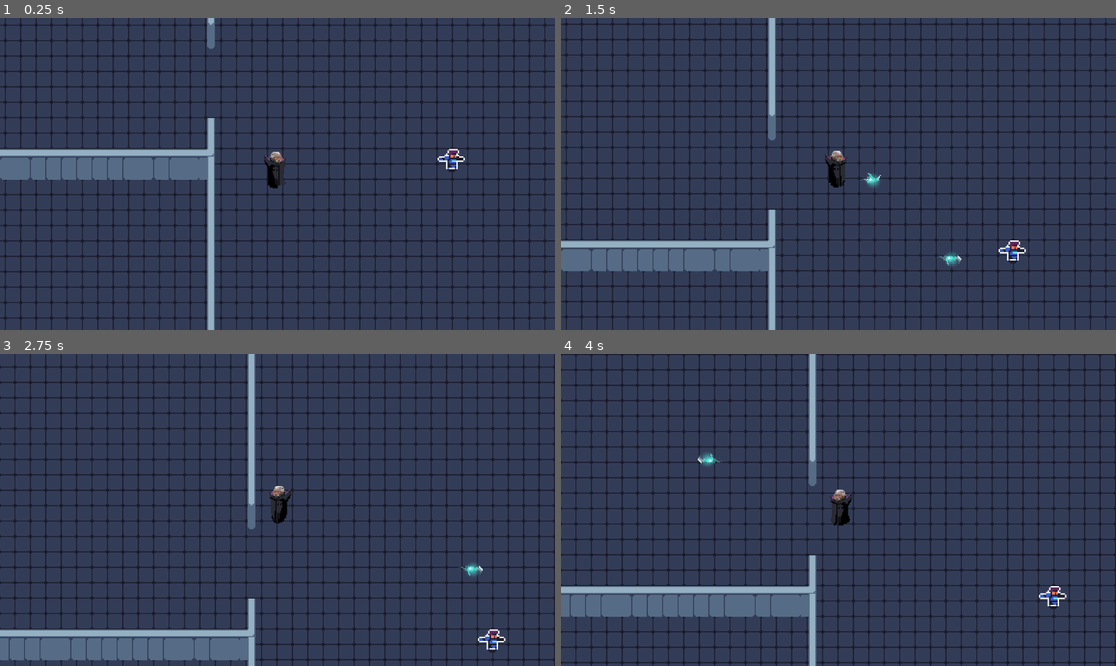
Above: before the commit, frames 1-4 (two rows, left to right).
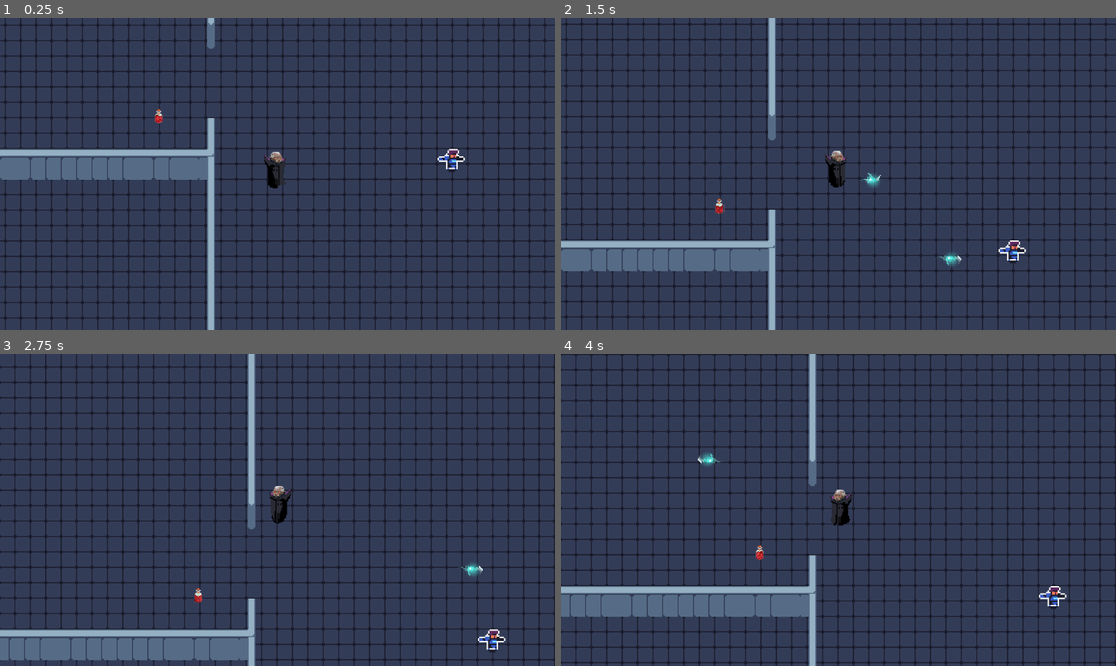
Above: after the commit, the same moments.

Repository: brianxiaodev/bloodmoon
Game: Godot game, scene res://scenes/blood_moon.tscn
The game is run twice, just before and just after one commit, with the same random seed, the same clock (stepped at 60 frames per second) and the same inputs.
Inputs (mouse positions are in pixels of both pictures, inside the frame that each line leads up to):
- Up to frame 1 (0.25 s): no input
- Up to frame 2 (1.5 s): tap Enter at 0.5 s; move the mouse to (810, 236) at 0.52 s; hold Space (shoot) 0.53-1.28 s; hold Up (ui_up) from 0.53 s (still down); click (810, 236) at 0.67 s; move the mouse to (1005, 220) at 1.27 s; tap Space (shoot) at 1.35 s
- Up to frame 3 (2.75 s): move the mouse to (111, 463) at 2.02 s; release Up (ui_up) at 2.03 s; hold Left (ui_left) from 2.03 s (still down); hold Space (shoot) from 2.03 s (still down)
- Up to frame 4 (4 s): move the mouse to (866, 510) at 2.77 s; release Space (shoot) at 2.78 s; tap Space (shoot) at 2.85 s; click (866, 510) at 2.92 s; move the mouse to (755, 432) at 3.52 s; release Left (ui_left) at 3.53 s; hold Down (ui_down) from 3.53 s (still down); hold Space (shoot) from 3.53 s (still down)

The runs differ from the first frame. In frame 1, less than 0.1% of the frame differs, in the area x 27-30%, y 29-34%; in frame 2, less than 0.1%, in the area x 27-30%, y 57-63%; in frame 3, less than 0.1%; in frame 4, less than 0.1%.

Commit message:
item bag / potion thing, doesn't acc do anything

Diff:
--- a/icon.svg
+++ /dev/null
@@ -1 +0,0 @@
-<svg xmlns="http://www.w3.org/2000/svg" width="128" height="128"><rect width="124" height="124" x="2" y="2" fill="#363d52" stroke="#212532" stroke-width="4" rx="14"/><g fill="#fff" transform="translate(12.322 12.322)scale(.101)"><path d="M105 673v33q407 354 814 0v-33z"/><path fill="#478cbf" d="m105 673 152 14q12 1 15 14l4 67 132 10 8-61q2-11 15-15h162q13 4 15 15l8 61 132-10 4-67q3-13 15-14l152-14V427q30-39 56-81-35-59-83-108-43 20-82 47-40-37-88-64 7-51 8-102-59-28-123-42-26 43-46 89-49-7-98 0-20-46-46-89-64 14-123 42 1 51 8 102-48 27-88 64-39-27-82-47-48 49-83 108 26 42 56 81zm0 33v39c0 276 813 276 814 0v-39l-134 12-5 69q-2 10-14 13l-162 11q-12 0-16-11l-10-65H446l-10 65q-4 11-16 11l-162-11q-12-3-14-13l-5-69z"/><path d="M483 600c0 34 58 34 58 0v-86c0-34-58-34-58 0z"/><circle cx="725" cy="526" r="90"/><circle cx="299" cy="526" r="90"/></g><g fill="#414042" transform="translate(12.322 12.322)scale(.101)"><circle cx="307" cy="532" r="60"/><circle cx="717" cy="532" r="60"/></g></svg>
--- a/project.godot
+++ b/project.godot
@@ -13,7 +13,6 @@
 config/name="bloodmoon"
 run/main_scene="uid://bwnmps0tmudcj"
 config/features=PackedStringArray("4.4", "Forward Plus")
-config/icon="res://icon.svg"
 
 [input]
 
--- a/scenes/blood_moon.tscn
+++ b/scenes/blood_moon.tscn
@@ -7,6 +7,7 @@
 [ext_resource type="Script" uid="uid://bipf87ovg1unt" path="res://scripts/bullet_manager.gd" id="4_q6r7r"]
 [ext_resource type="PackedScene" uid="uid://c4u3h3tqj5sn8" path="res://scenes/bullet.tscn" id="6_3kn01"]
 [ext_resource type="PackedScene" uid="uid://4y67635ci7ss" path="res://scenes/enemy.tscn" id="7_1dman"]
+[ext_resource type="PackedScene" uid="uid://bom6v6ykibptf" path="res://scenes/item.tscn" id="8_1dman"]
 
 [node name="Blood Moon" type="Node2D"]
 script = ExtResource("1_3kn01")
@@ -29,3 +30,6 @@
 
 [node name="Enemy" parent="." instance=ExtResource("7_1dman")]
 position = Vector2(178, 8)
+
+[node name="Item" parent="." instance=ExtResource("8_1dman")]
+position = Vector2(-126, -42)
--- /dev/null
+++ b/scenes/item.tscn
@@ -0,0 +1,170 @@
+[gd_scene load_steps=25 format=3 uid="uid://bom6v6ykibptf"]
+
+[ext_resource type="Texture2D" uid="uid://dusu18ev17riu" path="res://assets/item/RedPotion(01).png" id="1_4gq7n"]
+[ext_resource type="Script" uid="uid://bcinbsymnsh55" path="res://scripts/item.gd" id="1_s8enn"]
+
+[sub_resource type="AtlasTexture" id="AtlasTexture_s8enn"]
+atlas = ExtResource("1_4gq7n")
+region = Rect2(0, 0, 20, 35)
+
+[sub_resource type="AtlasTexture" id="AtlasTexture_6muww"]
+atlas = ExtResource("1_4gq7n")
+region = Rect2(20, 0, 20, 35)
+
+[sub_resource type="AtlasTexture" id="AtlasTexture_vljjh"]
+atlas = ExtResource("1_4gq7n")
+region = Rect2(40, 0, 20, 35)
+
+[sub_resource type="AtlasTexture" id="AtlasTexture_ro5b8"]
+atlas = ExtResource("1_4gq7n")
+region = Rect2(60, 0, 20, 35)
+
+[sub_resource type="AtlasTexture" id="AtlasTexture_d265e"]
+atlas = ExtResource("1_4gq7n")
+region = Rect2(80, 0, 20, 35)
+
+[sub_resource type="AtlasTexture" id="AtlasTexture_5vp5n"]
+atlas = ExtResource("1_4gq7n")
+region = Rect2(0, 35, 20, 35)
+
+[sub_resource type="AtlasTexture" id="AtlasTexture_c4387"]
+atlas = ExtResource("1_4gq7n")
+region = Rect2(20, 35, 20, 35)
+
+[sub_resource type="AtlasTexture" id="AtlasTexture_v0cwl"]
+atlas = ExtResource("1_4gq7n")
+region = Rect2(40, 35, 20, 35)
+
+[sub_resource type="AtlasTexture" id="AtlasTexture_xr48l"]
+atlas = ExtResource("1_4gq7n")
+region = Rect2(60, 35, 20, 35)
+
+[sub_resource type="AtlasTexture" id="AtlasTexture_34t5m"]
+atlas = ExtResource("1_4gq7n")
+region = Rect2(80, 35, 20, 35)
+
+[sub_resource type="AtlasTexture" id="AtlasTexture_j134a"]
+atlas = ExtResource("1_4gq7n")
+region = Rect2(0, 70, 20, 35)
+
+[sub_resource type="AtlasTexture" id="AtlasTexture_2xo3q"]
+atlas = ExtResource("1_4gq7n")
+region = Rect2(20, 70, 20, 35)
+
+[sub_resource type="AtlasTexture" id="AtlasTexture_3l6h1"]
+atlas = ExtResource("1_4gq7n")
+region = Rect2(40, 70, 20, 35)
+
+[sub_resource type="AtlasTexture" id="AtlasTexture_ngcwe"]
+atlas = ExtResource("1_4gq7n")
+region = Rect2(60, 70, 20, 35)
+
+[sub_resource type="AtlasTexture" id="AtlasTexture_1ytmg"]
+atlas = ExtResource("1_4gq7n")
+region = Rect2(80, 70, 20, 35)
+
+[sub_resource type="AtlasTexture" id="AtlasTexture_1g6oc"]
+atlas = ExtResource("1_4gq7n")
+region = Rect2(0, 105, 20, 35)
+
+[sub_resource type="AtlasTexture" id="AtlasTexture_ox7tp"]
+atlas = ExtResource("1_4gq7n")
+region = Rect2(20, 105, 20, 35)
+
+[sub_resource type="AtlasTexture" id="AtlasTexture_8b0vj"]
+atlas = ExtResource("1_4gq7n")
+region = Rect2(40, 105, 20, 35)
+
+[sub_resource type="AtlasTexture" id="AtlasTexture_iq5q0"]
+atlas = ExtResource("1_4gq7n")
+region = Rect2(60, 105, 20, 35)
+
+[sub_resource type="AtlasTexture" id="AtlasTexture_rkinn"]
+atlas = ExtResource("1_4gq7n")
+region = Rect2(80, 105, 20, 35)
+
+[sub_resource type="SpriteFrames" id="SpriteFrames_a0ks6"]
+animations = [{
+"frames": [{
+"duration": 1.0,
+"texture": SubResource("AtlasTexture_s8enn")
+}, {
+"duration": 1.0,
+"texture": SubResource("AtlasTexture_6muww")
+}, {
+"duration": 1.0,
+"texture": SubResource("AtlasTexture_vljjh")
+}, {
+"duration": 1.0,
+"texture": SubResource("AtlasTexture_ro5b8")
+}, {
+"duration": 1.0,
+"texture": SubResource("AtlasTexture_d265e")
+}, {
+"duration": 1.0,
+"texture": SubResource("AtlasTexture_5vp5n")
+}, {
+"duration": 1.0,
+"texture": SubResource("AtlasTexture_c4387")
+}, {
+"duration": 1.0,
+"texture": SubResource("AtlasTexture_v0cwl")
+}, {
+"duration": 1.0,
+"texture": SubResource("AtlasTexture_xr48l")
+}, {
+"duration": 1.0,
+"texture": SubResource("AtlasTexture_34t5m")
+}, {
+"duration": 1.0,
+"texture": SubResource("AtlasTexture_j134a")
+}, {
+"duration": 1.0,
+"texture": SubResource("AtlasTexture_2xo3q")
+}, {
+"duration": 1.0,
+"texture": SubResource("AtlasTexture_3l6h1")
+}, {
+"duration": 1.0,
+"texture": SubResource("AtlasTexture_ngcwe")
+}, {
+"duration": 1.0,
+"texture": SubResource("AtlasTexture_1ytmg")
+}, {
+"duration": 1.0,
+"texture": SubResource("AtlasTexture_1g6oc")
+}, {
+"duration": 1.0,
+"texture": SubResource("AtlasTexture_ox7tp")
+}, {
+"duration": 1.0,
+"texture": SubResource("AtlasTexture_8b0vj")
+}, {
+"duration": 1.0,
+"texture": SubResource("AtlasTexture_iq5q0")
+}, {
+"duration": 1.0,
+"texture": SubResource("AtlasTexture_rkinn")
+}],
+"loop": true,
+"name": &"default",
+"speed": 5.0
+}]
+
+[sub_resource type="RectangleShape2D" id="RectangleShape2D_dxgow"]
+size = Vector2(8, 14)
+
+[node name="Item" type="Area2D"]
+script = ExtResource("1_s8enn")
+
+[node name="AnimatedSprite2D" type="AnimatedSprite2D" parent="."]
+scale = Vector2(0.5, 0.5)
+sprite_frames = SubResource("SpriteFrames_a0ks6")
+frame = 13
+frame_progress = 0.832036
+
+[node name="CollisionShape2D" type="CollisionShape2D" parent="."]
+position = Vector2(-1, 0)
+shape = SubResource("RectangleShape2D_dxgow")
+
+[connection signal="body_entered" from="." to="." method="_on_body_entered"]
--- /dev/null
+++ b/scripts/item.gd
@@ -0,0 +1,24 @@
+extends Area2D
+
+var item_type : int 	# different types of power ups; 1 - bats, 2 - shadow, 3 - dash
+
+# Called when the node enters the scene tree for the first time.
+func _ready() -> void:
+	item_type = randi_range(0, 2)	# set to random powerup
+	$AnimatedSprite2D.play()
+	print("Item Ready!")
+
+# Called every frame. 'delta' is the elapsed time since the previous frame.
+func _process(delta: float) -> void:
+	pass
+
+
+func _on_body_entered(body: Node2D) -> void:
+	if item_type == 0:
+		print("Bats")
+	elif item_type == 1:
+		print("Shadow")
+	elif item_type == 2:
+		print("Dash")
+	# delete item
+	queue_free()
Binary file added: assets/item/RedPotion(01).png
Not shown, changed: assets/item/RedPotion(01).png.import
Not shown: 1 places in scenes/blood_moon.tscn that only renumber resources
Not shown, added: scripts/item.gd.uid
